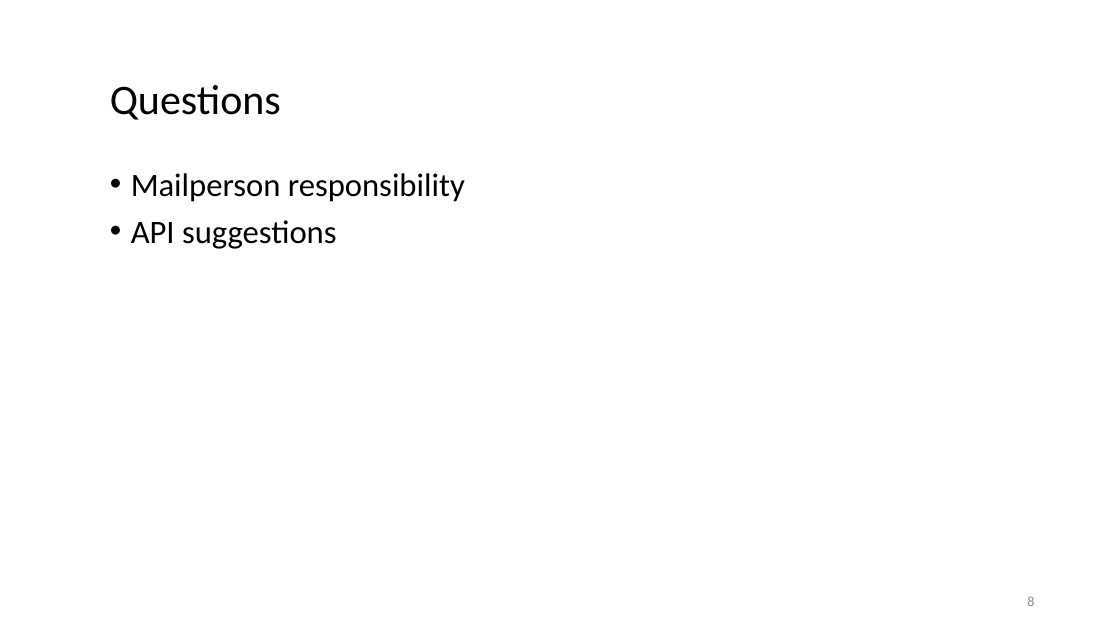
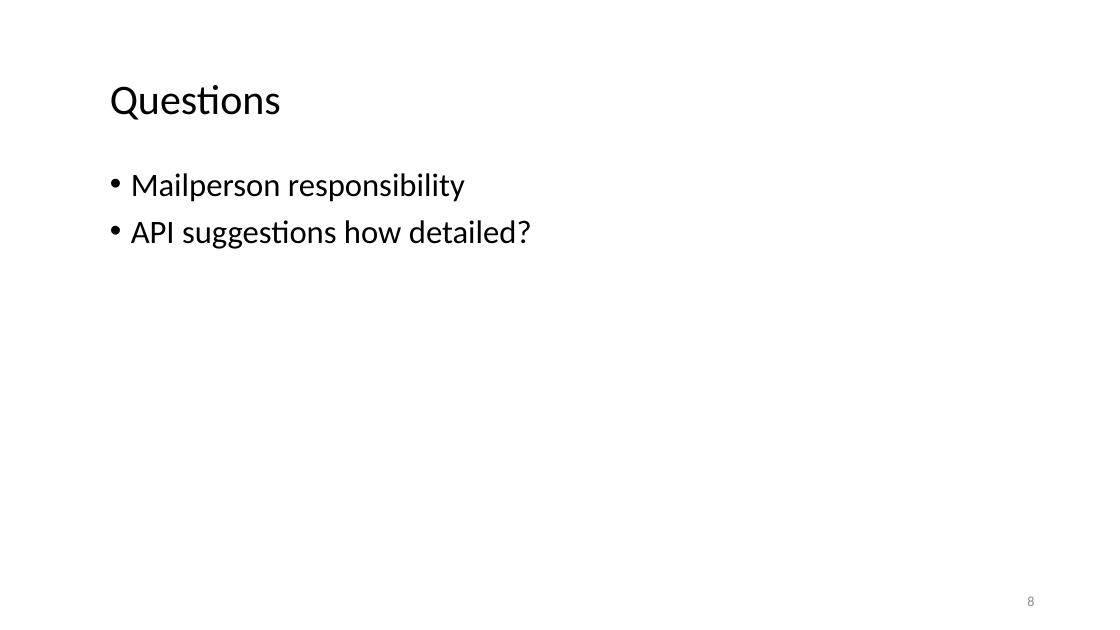
Before and after one commit to AymenNouidha/Rosa, a slide deck: slide 8 of 04_Presentations/01_Supervision_Meetings/01_Supervision_Meeting.pptx. Drawn at 1120x630 pixels with LibreOffice and Linux fonts; fonts in the diff are those of the drawing. Boxes give left, top, right and bottom in pixels: in the first picture for what was removed or moved away, otherwise in the second. Text is boxed around its words. In the diff, an @@ line names an element or a change of style, - is before the commit and + after.

```diff
--- a/04_Presentations/01_Supervision_Meetings/01_Supervision_Meeting.pptx
+++ b/04_Presentations/01_Supervision_Meetings/01_Supervision_Meeting.pptx
@@ text at box(131, 220, 532, 249): text changed @@
-• API suggestions
+• API suggestions how detailed?
```
Also in this commit, not shown: 1 other slide changed, 4 other files.
